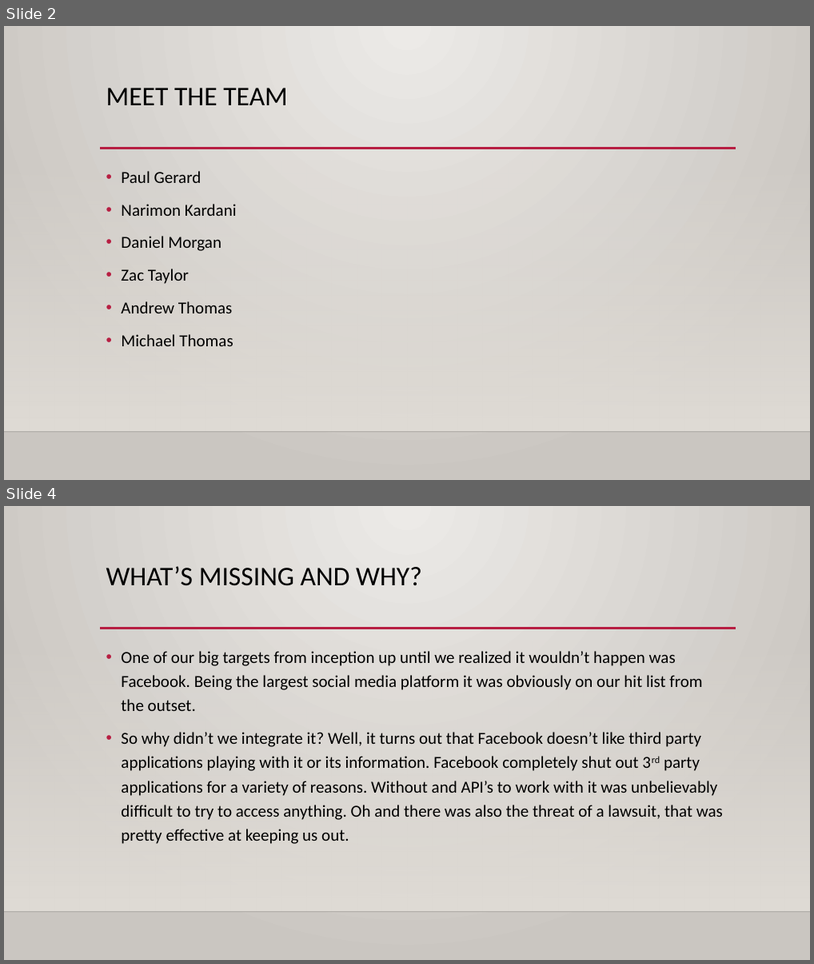
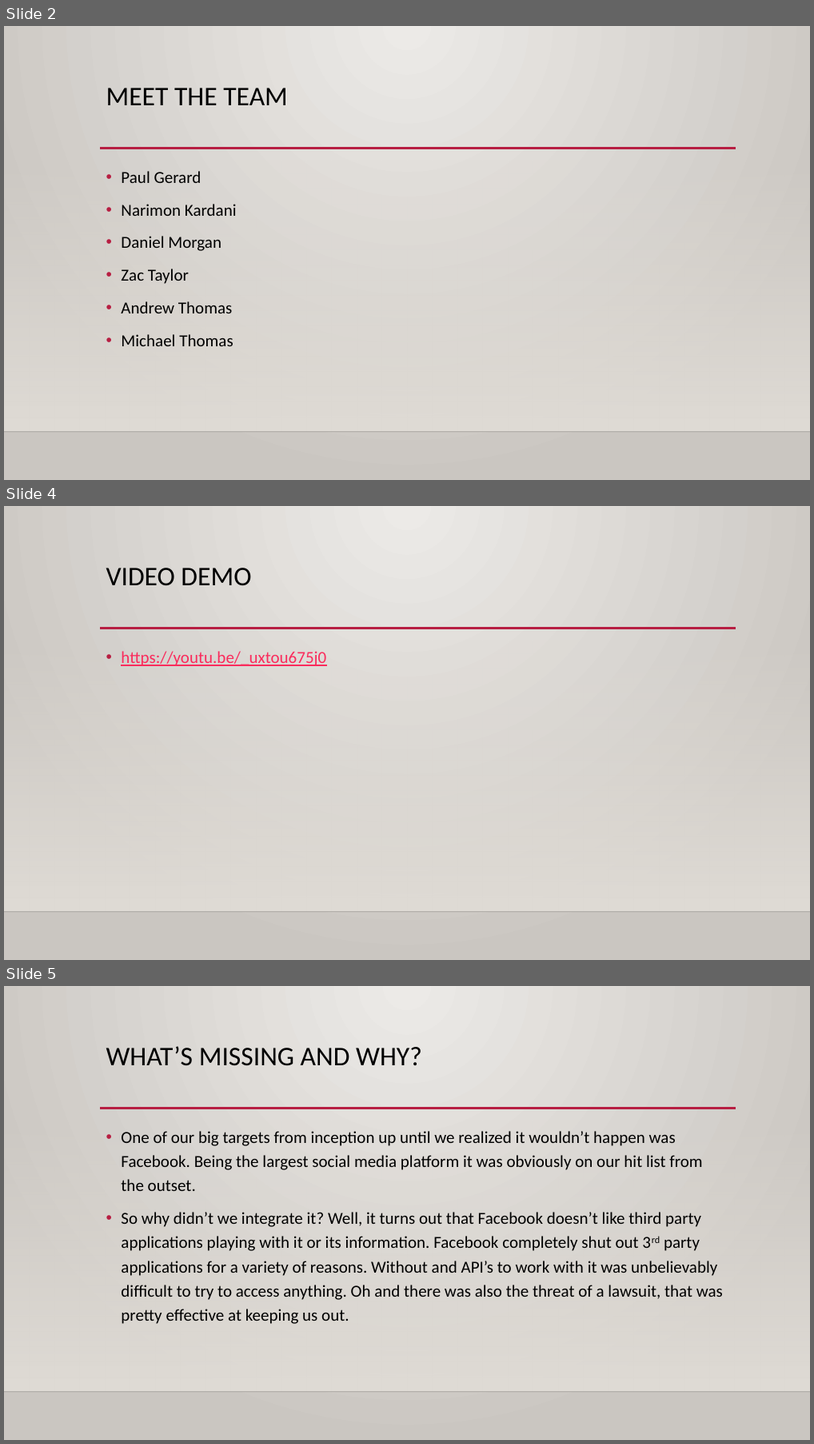
Before and after one commit to CyanBlob/CSCE4444, a slide deck: documentation/GroupPP.pptx. Shown one above the other, each under a label of ours: slides 2 and 4 before the commit, slides 2, 4 and 5 after it; the slides between them are not shown. The pictures are 814x964 and 814x1444 pixels, drawn with LibreOffice and Linux fonts; fonts in the diff are those of the drawing; background and template pictures are left out. Boxes give left, top, right and bottom in pixels: in the first picture for what was removed or moved away, otherwise in the second. Text is boxed around its words. In the diff, an @@ line names an element or a change of style, - is before the commit and + after.

```diff
--- a/documentation/GroupPP.pptx
+++ b/documentation/GroupPP.pptx
@@ slide 4 added at box(4, 506, 810, 960), background gradient #ECEAE7 to #CAC7C1; not listed: 3 template elements that a slide beside it also shows @@
@@ title added at box(106, 568, 251, 586), 32 pt, text #000000 @@
+VIDEO DEMO
@@ text added at box(121, 651, 326, 666), 20 pt, text #FA2B5C, underline @@
+• https://youtu.be/_uxtou675j0
@@ what was slide 4 is now slide 5 @@
```
Also in this commit, not shown: 4 slides changed.
